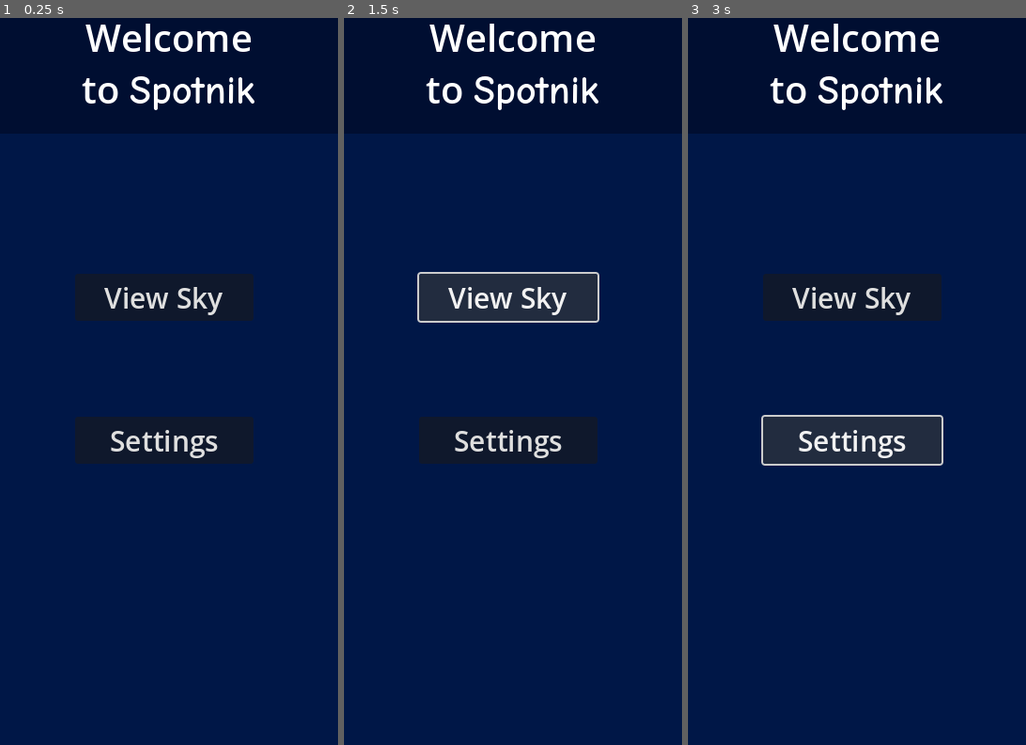
Above: before the commit, frames 1-3 (left to right).
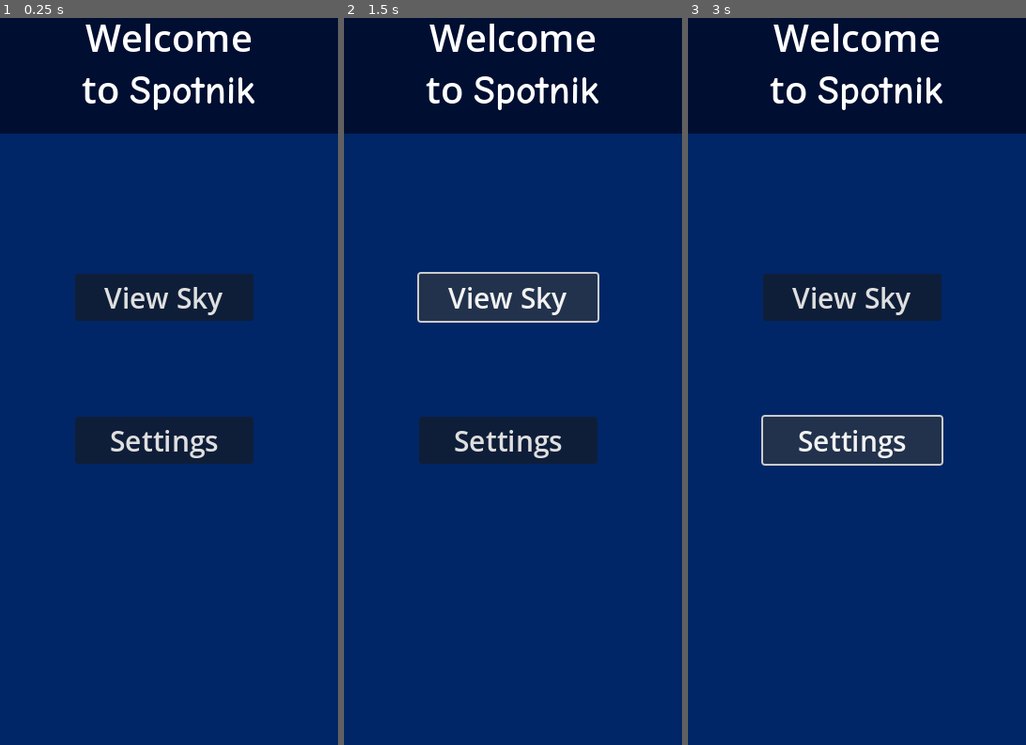
Above: after the commit, the same moments.

Repository: Capstone-Mystery-Machine/spotnik
Game: Godot game, scene res://scenes/main_menu_scene.tscn
Same seed, same stepped clock (60 frames per second), same inputs: the game is played once before the commit and once after it. This scene is started directly instead of the project's main scene.
Inputs:
- Up to frame 1 (0.25 s): no input
- Up to frame 2 (1.5 s): click "View Sky" at 0.5 s; click "View Sky" at 1.25 s
- Up to frame 3 (3 s): click "View Sky" at 2 s; click "Settings" at 2.75 s

The runs differ from the first frame. In frame 1, 77% of the frame differs, in the area x 0-100%, y 15-100%; in frame 2, 77%; in frame 3, 77%.

Commit message:
add settings menu
add settings menu
buttons ready to have scripts attached
elements remain appropriately centered regardless of screen size
lighten background to improve readability on main menu also

Diff:
--- a/scenes/main_menu_scene.tscn
+++ b/scenes/main_menu_scene.tscn
@@ -9,7 +9,7 @@
 [node name="ColorRect" type="ColorRect" parent="Node2D"]
 offset_right = 3632.0
 offset_bottom = 3032.0
-color = Color(0, 0.09019608, 0.2784314, 1)
+color = Color(0, 0.14901961, 0.40392157, 1)
 
 [node name="ColorRect2" type="ColorRect" parent="Node2D"]
 offset_right = 3644.0
@@ -36,6 +36,7 @@
 [node name="Button" type="Button" parent="Node2D/CanvasLayer/VBoxContainer"]
 layout_mode = 2
 size_flags_vertical = 6
+theme_override_constants/outline_size = 0
 theme_override_font_sizes/font_size = 30
 text = "View Sky"
 
--- /dev/null
+++ b/scenes/settings_menu_scene.tscn
@@ -0,0 +1,130 @@
+[gd_scene load_steps=2 format=3 uid="uid://uwphfdhwe10e"]
+
+[ext_resource type="FontFile" uid="uid://dq143kx8xkyhv" path="res://textures/ComicNeue-Bold.ttf" id="1_nvwgw"]
+
+[node name="SettingsMenuScene" type="Node2D"]
+
+[node name="ColorRect" type="ColorRect" parent="."]
+offset_right = 3632.0
+offset_bottom = 3032.0
+color = Color(0, 0.14731666, 0.40466368, 1)
+
+[node name="ColorRect2" type="ColorRect" parent="."]
+offset_right = 3644.0
+offset_bottom = 150.0
+color = Color(0, 0.05398819, 0.19401616, 1)
+
+[node name="CanvasLayer" type="CanvasLayer" parent="."]
+
+[node name="HBoxContainer" type="HBoxContainer" parent="CanvasLayer"]
+anchors_preset = 5
+anchor_left = 0.5
+anchor_right = 0.5
+offset_left = -94.0
+offset_right = 94.0
+offset_bottom = 150.0
+grow_horizontal = 2
+
+[node name="RichTextLabel" type="RichTextLabel" parent="CanvasLayer/HBoxContainer"]
+layout_mode = 2
+size_flags_horizontal = 3
+size_flags_vertical = 4
+theme_override_fonts/bold_font = ExtResource("1_nvwgw")
+bbcode_enabled = true
+text = "[font_size=40][center]Settings"
+fit_content = true
+
+[node name="VBoxContainer" type="VBoxContainer" parent="CanvasLayer"]
+anchors_preset = 8
+anchor_left = 0.5
+anchor_top = 0.5
+anchor_right = 0.5
+anchor_bottom = 0.5
+offset_left = -163.0
+offset_top = -193.0
+offset_right = 163.5
+offset_bottom = 279.0
+grow_horizontal = 2
+grow_vertical = 2
+size_flags_horizontal = 3
+size_flags_vertical = 3
+
+[node name="Graphics" type="Label" parent="CanvasLayer/VBoxContainer"]
+layout_mode = 2
+size_flags_vertical = 6
+theme_override_font_sizes/font_size = 32
+text = "Graphics"
+
+[node name="GraphicsHBoxContainer" type="HBoxContainer" parent="CanvasLayer/VBoxContainer"]
+layout_mode = 2
+size_flags_vertical = 6
+
+[node name="GraphicsHigh" type="Button" parent="CanvasLayer/VBoxContainer/GraphicsHBoxContainer"]
+layout_mode = 2
+size_flags_horizontal = 3
+size_flags_vertical = 6
+theme_override_constants/outline_size = 0
+theme_override_font_sizes/font_size = 22
+text = "High"
+
+[node name="GraphicsMed" type="Button" parent="CanvasLayer/VBoxContainer/GraphicsHBoxContainer"]
+layout_mode = 2
+size_flags_horizontal = 3
+size_flags_vertical = 6
+theme_override_font_sizes/font_size = 22
+text = "Med"
+
+[node name="GraphicsLow" type="Button" parent="CanvasLayer/VBoxContainer/GraphicsHBoxContainer"]
+layout_mode = 2
+size_flags_horizontal = 3
+size_flags_vertical = 6
+theme_override_font_sizes/font_size = 22
+text = "Low"
+
+[node name="Gamma" type="Label" parent="CanvasLayer/VBoxContainer"]
+layout_mode = 2
+size_flags_vertical = 6
+theme_override_font_sizes/font_size = 32
+text = "Gamma"
+
+[node name="HSlider" type="HSlider" parent="CanvasLayer/VBoxContainer"]
+layout_mode = 2
+size_flags_vertical = 6
+
+[node name="Input" type="Label" parent="CanvasLayer/VBoxContainer"]
+layout_mode = 2
+size_flags_vertical = 6
+theme_override_font_sizes/font_size = 32
+text = "Input"
+
+[node name="InputHBoxContainer" type="HBoxContainer" parent="CanvasLayer/VBoxContainer"]
+layout_mode = 2
+size_flags_vertical = 6
+
+[node name="InputTouch" type="Button" parent="CanvasLayer/VBoxContainer/InputHBoxContainer"]
+layout_mode = 2
+size_flags_horizontal = 3
+size_flags_vertical = 6
+theme_override_constants/outline_size = 0
+theme_override_font_sizes/font_size = 22
+text = "Touch/
+Drag"
+
+[node name="InputGyro" type="Button" parent="CanvasLayer/VBoxContainer/InputHBoxContainer"]
+layout_mode = 2
+size_flags_horizontal = 3
+size_flags_vertical = 6
+theme_override_font_sizes/font_size = 22
+text = "Gyro-
+scopic"
+
+[node name="ReferenceRect" type="ReferenceRect" parent="CanvasLayer/VBoxContainer"]
+layout_mode = 2
+size_flags_vertical = 3
+border_color = Color(1, 0, 0, 0)
+
+[node name="ReturnMain" type="Button" parent="CanvasLayer/VBoxContainer"]
+layout_mode = 2
+size_flags_vertical = 6
+theme_override_font_sizes/font_size = 26
+text = "Return to Main Menu"
